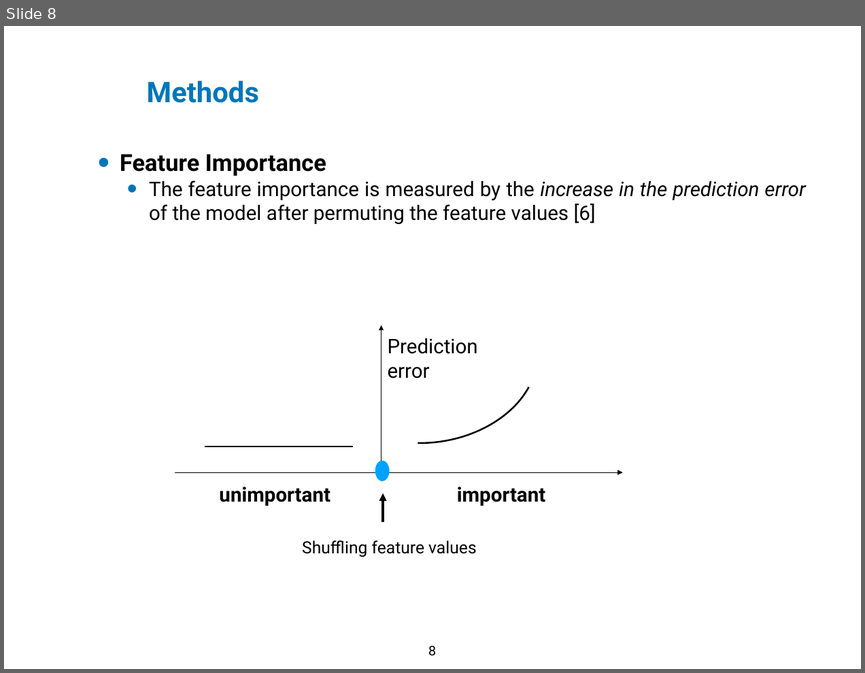
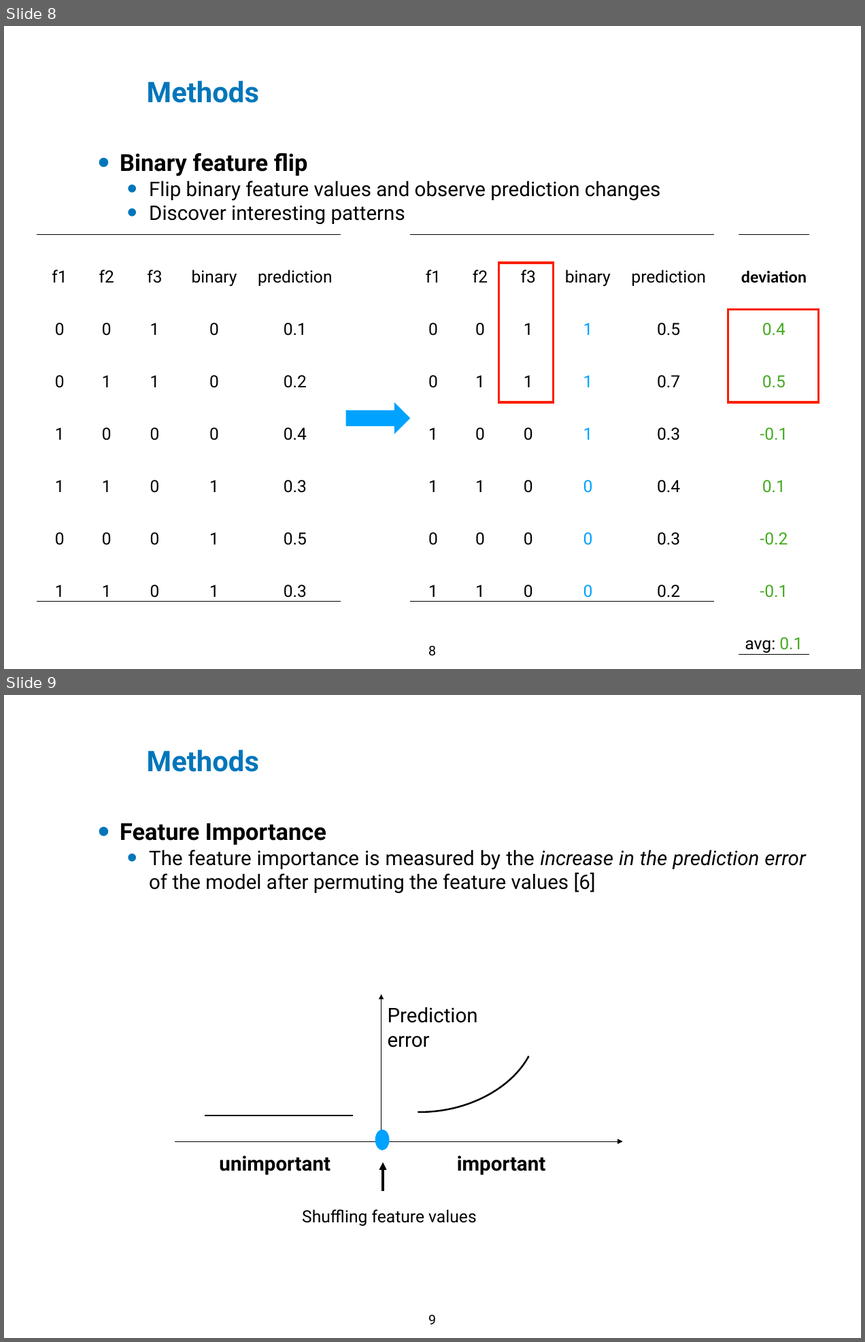
Before and after one commit to XiaoqiMa/Master-Thesis, a slide deck: Thesis/Proposal/slides/thesis_proposal.pptx. Shown one above the other, each under a label of ours: slide 8 before the commit, slides 8 and 9 after it. The pictures are 865x673 and 865x1342 pixels, drawn with LibreOffice and Linux fonts; fonts in the diff are those of the drawing; background and template pictures are left out. Boxes give left, top, right and bottom in pixels: in the first picture for what was removed or moved away, otherwise in the second. Text is boxed around its words. In the diff, an @@ line names an element or a change of style, - is before the commit and + after.

```diff
--- a/Thesis/Proposal/slides/thesis_proposal.pptx
+++ b/Thesis/Proposal/slides/thesis_proposal.pptx
@@ slide 8 added at (x1=4, y1=26, x2=861, y2=669), background #FFFFFF @@
@@ text added at (x1=147, y1=80, x2=259, y2=103), 34 pt, text #0076BA, bold @@
+Methods
@@ text added at (x1=120, y1=152, x2=661, y2=224), 24 pt, text #000000 @@
+• Binary feature flip
+  • Flip binary feature values and observe prediction changes
+  • Discover interesting patterns
@@ table added at (x1=37, y1=235, x2=340, y2=601), 7 rows, 5 columns @@
+f1 | f2 | f3 | binary | prediction
+0 | 0 | 1 | 0 | 0.1
+0 | 1 | 1 | 0 | 0.2
+1 | 0 | 0 | 0 | 0.4
+1 | 1 | 0 | 1 | 0.3
+0 | 0 | 0 | 1 | 0.5
+1 | 1 | 0 | 1 | 0.3
@@ table added at (x1=410, y1=235, x2=714, y2=601), 7 rows, 5 columns @@
+f1 | f2 | f3 | binary | prediction
+0 | 0 | 1 | 1 | 0.5
+0 | 1 | 1 | 1 | 0.7
+1 | 0 | 0 | 1 | 0.3
+1 | 1 | 0 | 0 | 0.4
+0 | 0 | 0 | 0 | 0.3
+1 | 1 | 0 | 0 | 0.2
@@ table added at (x1=738, y1=235, x2=809, y2=655), 8 rows, 1 columns @@
+deviation
+0.4
+0.5
+-0.1
+0.1
+-0.2
+-0.1
+avg: 0.1
@@ rectangle added at (x1=498, y1=263, x2=553, y2=402), outline #FA1F00 3 pt @@
@@ rectangle added at (x1=728, y1=309, x2=819, y2=402), outline #FA1F00 3 pt @@
@@ right arrow added at (x1=345, y1=402, x2=410, y2=434), fill #00A2FF @@
@@ page number added at (x1=428, y1=645, x2=436, y2=656), 16 pt, text #000000 @@
+8
@@ what was slide 8 is now slide 9 @@
@@ page number at (x1=428, y1=1314, x2=436, y2=1324): text changed @@
-8
+9
```
Also in this commit, not shown: 7 slides changed, 1 other slide added.
